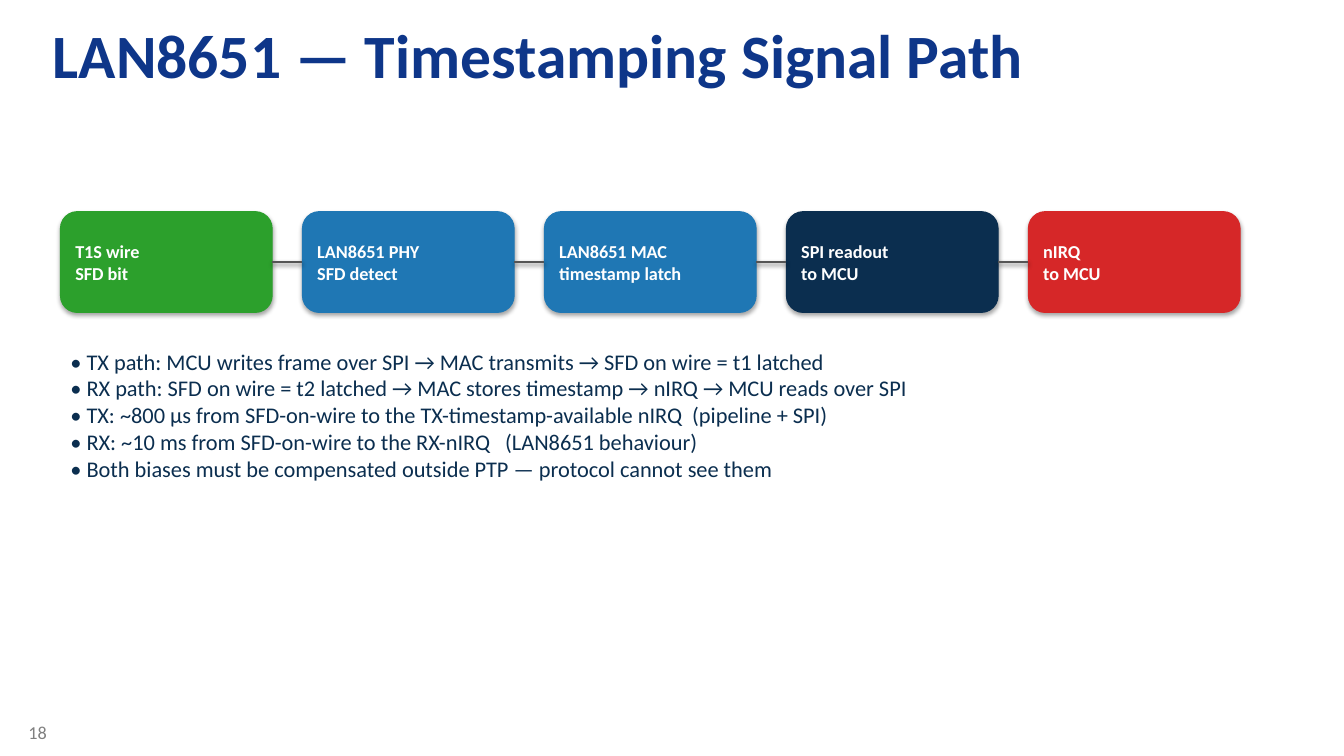
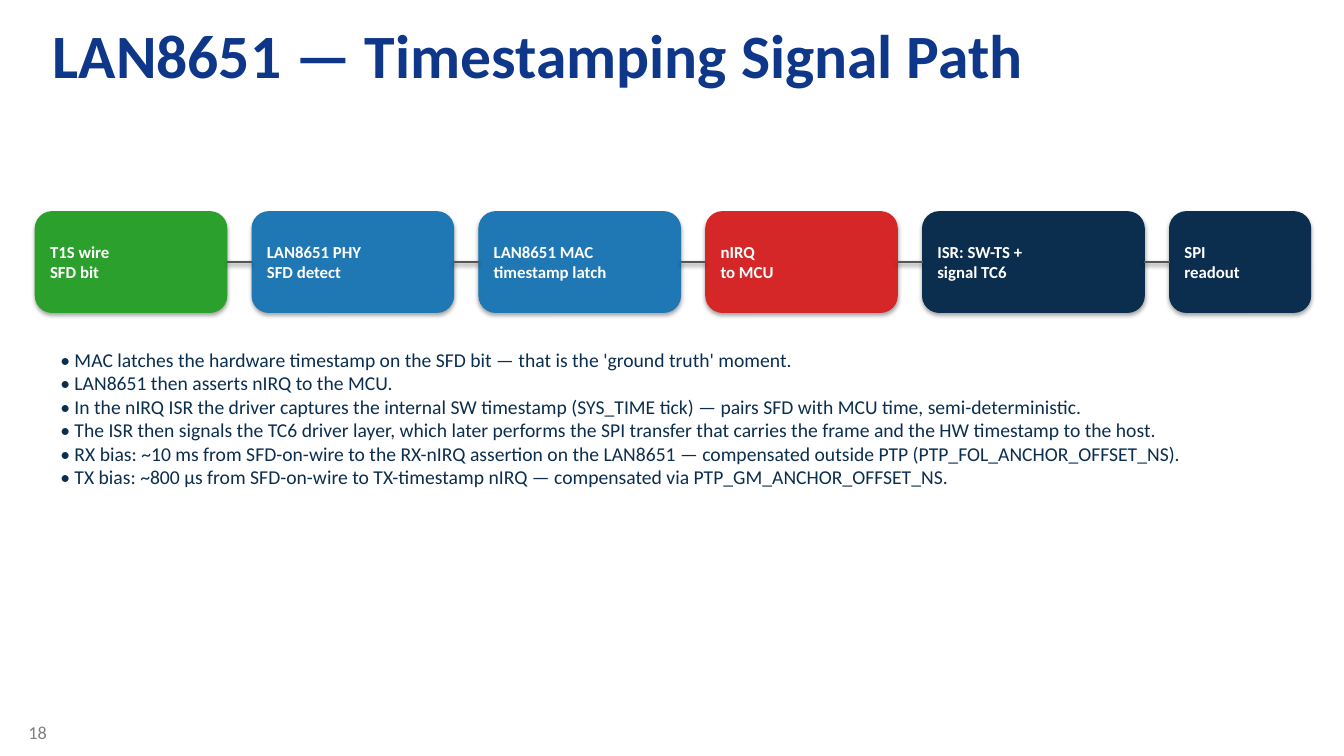
Before and after one commit to zabooh/net_10base_t1s, a slide deck: slide 18 of PTP_LAN8651.pptx. Drawn at 1344x756 pixels with LibreOffice and Linux fonts; fonts in the diff are those of the drawing; background and template pictures are left out. Boxes give left, top, right and bottom in pixels: in the first picture for what was removed or moved away, otherwise in the second. Text is boxed around its words. In the diff, an @@ line names an element or a change of style, - is before the commit and + after.

```diff
--- a/PTP_LAN8651.pptx
+++ b/PTP_LAN8651.pptx
@@ rounded rectangle "T1S wire SFD bit": place and size @@
-rounded rectangle "T1S wire SFD bit" at (60, 212, 272, 313)
+rounded rectangle "T1S wire SFD bit" at (35, 212, 227, 313)
@@ rounded rectangle "LAN8651 PHY SFD detect": place and size @@
-rounded rectangle "LAN8651 PHY SFD detect" at (302, 212, 514, 313)
+rounded rectangle "LAN8651 PHY SFD detect" at (252, 212, 454, 313)
@@ size 13 to 12 pt in 3 elements at (35, 212, 227, 313), (252, 212, 454, 313), (479, 212, 681, 313) @@
@@ rounded rectangle "LAN8651 MAC timestamp latch": place and size @@
-rounded rectangle "LAN8651 MAC timestamp latch" at (544, 212, 756, 313)
+rounded rectangle "LAN8651 MAC timestamp latch" at (479, 212, 681, 313)
@@ rounded rectangle "nIRQ to MCU": place and size @@
-rounded rectangle "nIRQ to MCU" at (786, 212, 998, 313)
+rounded rectangle "nIRQ to MCU" at (706, 212, 897, 313)
@@ rounded rectangle "nIRQ to MCU" at (706, 212, 897, 313): fill #0B2E4F to #D62728; outline #0B2E4F 0.75 pt to #D62728 0.75 pt @@
@@ rounded rectangle "ISR: SW-TS + signal TC6": place and size @@
-rounded rectangle "ISR: SW-TS + signal TC6" at (1028, 212, 1240, 313)
+rounded rectangle "ISR: SW-TS + signal TC6" at (923, 212, 1144, 313)
@@ rounded rectangle "ISR: SW-TS + signal TC6" at (923, 212, 1144, 313): fill #D62728 to #0B2E4F; outline #D62728 0.75 pt to #0B2E4F 0.75 pt @@
@@ rounded rectangle added at (1170, 212, 1311, 313), fill #0B2E4F, outline #0B2E4F 0.75 pt, 12 pt, text #FFFFFF, bold @@
+SPI
+readout
@@ elbow line moved from (514, 262) - (544, 262) to (227, 262) - (252, 262) @@
@@ elbow line moved from (756, 262) - (786, 262) to (454, 262) - (479, 262) @@
@@ elbow line moved from (998, 262) - (1028, 262) to (681, 262) - (706, 262) @@
@@ text in rounded rectangle at (721, 247, 774, 278): text changed; size 13 to 12 pt @@
-SPI readout
-to MCU
+nIRQ
+to MCU
@@ elbow line moved from (272, 262) - (302, 262) to (897, 262) - (923, 262) @@
@@ text in rounded rectangle at (937, 247, 1011, 281): text changed; size 13 to 12 pt @@
-nIRQ
-to MCU
+ISR: SW-TS +
+signal TC6
@@ elbow line added from (1144, 262) to (1170, 262), #555555 2 pt @@
@@ text at (74, 353, 1180, 487): text changed; size 16 to 14 pt @@
-• TX path: MCU writes frame over SPI → MAC transmits → SFD on wire = t1 latched
-• RX path: SFD on wire = t2 latched → MAC stores timestamp → nIRQ → MCU reads over SPI
-• TX: ~800 µs from SFD-on-wire to the TX-timestamp-available nIRQ (pipeline + SPI)
-• RX: ~10 ms from SFD-on-wire to the RX-nIRQ (LAN8651 behaviour)
-• Both biases must be compensated outside PTP — protocol cannot see them
+• MAC latches the hardware timestamp on the SFD bit — that is the 'ground truth' moment.
+• LAN8651 then asserts nIRQ to the MCU.
+• In the nIRQ ISR the driver captures the internal SW timestamp (SYS_TIME tick) — pairs SFD with MCU time, semi-deterministic.
+• The ISR then signals the TC6 driver layer, which later performs the SPI transfer that carries the frame and the HW timestamp to the host.
+• RX bias: ~10 ms from SFD-on-wire to the RX-nIRQ assertion on the LAN8651 — compensated outside PTP (PTP_FOL_ANCHOR_OFFSET_NS).
+• TX bias: ~800 µs from SFD-on-wire to TX-timestamp nIRQ — compensated via PTP_GM_ANCHOR_OFFSET_NS.
```
Also in this commit, not shown: 1 other file.
